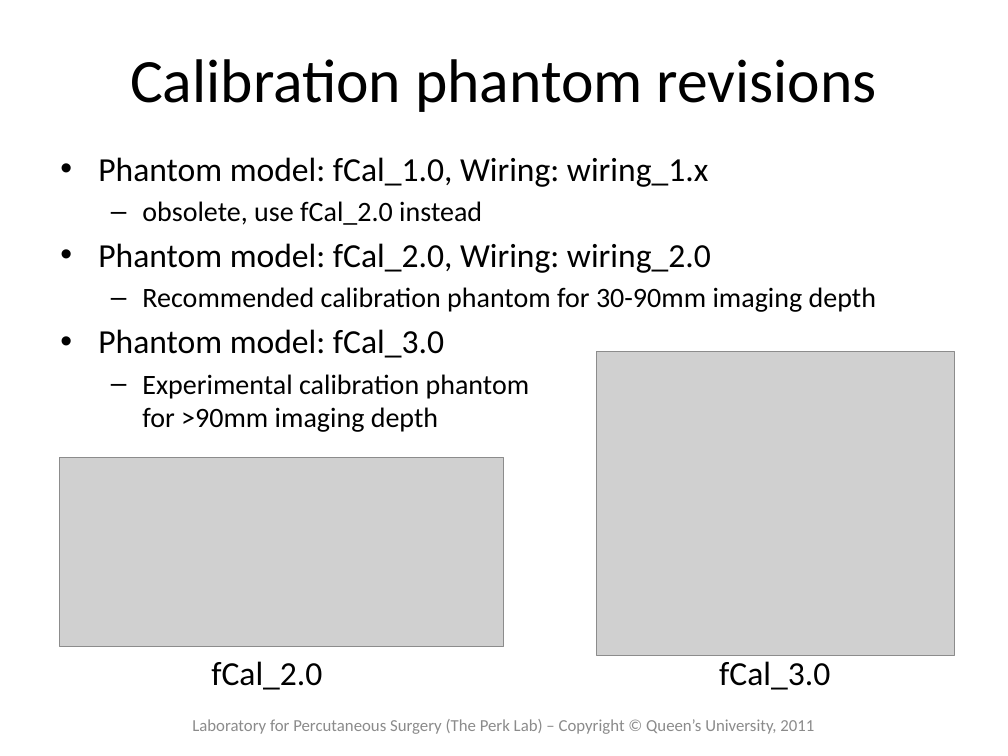
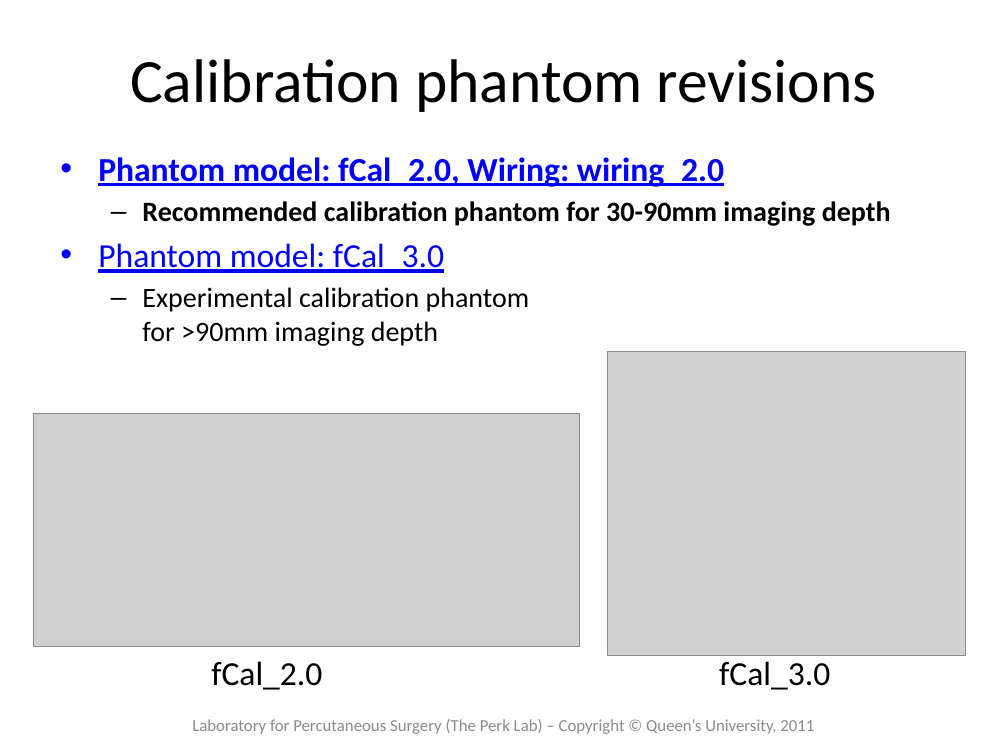
Before and after one commit to thewtex/Plus, a slide deck: slide 2 of doc/tutorials/PlusTutorialBuildingfCalPhantom.pptx (slide 5 before the commit). Drawn at 1008x756 pixels with LibreOffice and Linux fonts; fonts in the diff are those of the drawing; grey boxes stand for pictures. Boxes give left, top, right and bottom in pixels: in the first picture for what was removed or moved away, otherwise in the second. Text is boxed around its words. In the diff, an @@ line names an element or a change of style, - is before the commit and + after.

Commit message:
re #712: Updated fCal phantom building tutorial (new links, move obsolete fCal 1.x info to the appendix)

```diff
--- a/doc/tutorials/PlusTutorialBuildingfCalPhantom.pptx
+++ b/doc/tutorials/PlusTutorialBuildingfCalPhantom.pptx
@@ text at (x1=98, y1=157, x2=708, y2=225): paragraphs removed @@
-• Phantom model: fCal_1.0, Wiring: wiring_1.x
-  – obsolete, use fCal_2.0 instead
@@ text at (x1=98, y1=157, x2=891, y2=273): text colour #000000 to #0000FF, underline on in "Phantom model: fCal_2.0, Wiring: wiring_2.0", "Phantom model: fCal_3.0"; bold on in "Phantom model: fCal_2.0, Wiring: wiring_2.0", "Recommended calibration phantom for 30-90mm imaging depth" @@
@@ picture moved from (x1=597, y1=352, x2=956, y2=655) to (x1=608, y1=352, x2=967, y2=655) @@
@@ picture resized from (x1=59, y1=458, x2=504, y2=647) to (x1=33, y1=414, x2=580, y2=647) @@
```
Also in this commit, not shown: 4 other slides changed, 2 slides added, 2 other files.
